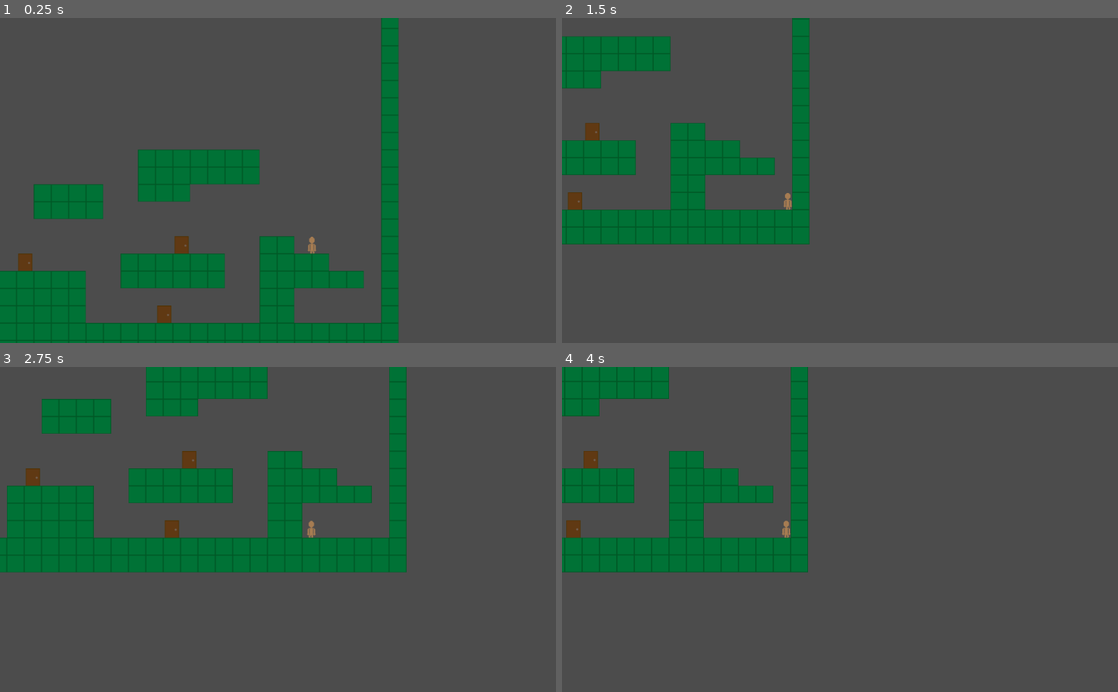
Above: before the commit, frames 1-4 (two rows, left to right).
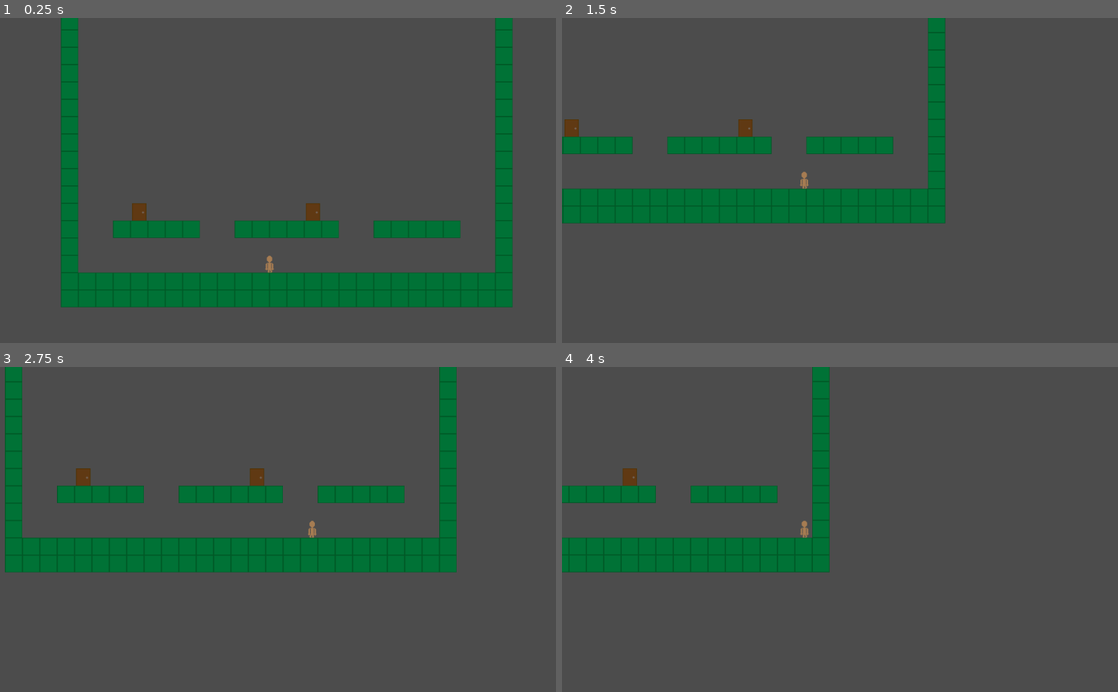
Above: after the commit, the same moments.

Repository: Jantho1990/ld44-janus
Game: Godot game, scene res://screens/MainGame.tscn
Same seed, same stepped clock (60 frames per second), same inputs: the game is played once before the commit and once after it.
Inputs:
- Up to frame 1 (0.25 s): no input
- Up to frame 2 (1.5 s): tap Enter (ui_accept) at 0.5, 0.77 s; hold Right (ui_right) from 0.53 s (still down); tap E (interact) at 0.6, 1.35 s
- Up to frame 3 (2.75 s): tap Enter (ui_accept) at 1.52 s; release Right (ui_right) at 2.03 s; hold Left (ui_left) from 2.03 s (still down); tap E (interact) at 2.1 s
- Up to frame 4 (4 s): release Left (ui_left) at 2.78 s; hold Right (ui_right) from 2.78 s (still down); tap E (interact) at 2.85, 3.6 s; tap Enter (ui_accept) at 3.02, 3.77 s

The runs differ from the first frame. In frame 1, 29% of the frame differs, in the area x 0-93%, y 0-100%; in frame 2, 18%; in frame 3, 16%; in frame 4, 9.1%.

Commit message:
fixed bug where generators spawned one extra entity at start; added entity container method to clear children, and a corresponding generator listener method to reset their counters when this happens; doors now spawn randomly every time door access is triggered

Diff:
--- a/containers/DoorContainer/DoorContainer.gd
+++ b/containers/DoorContainer/DoorContainer.gd
@@ -2,14 +2,14 @@
 
 class_name DoorContainer
 
-# Declare member variables here. Examples:
-# var a = 2
-# var b = "text"
+func _init().():
+	container_type = "Door"
+	container_callback = "on_Add_door"
 
-# Called when the node enters the scene tree for the first time.
-func _ready():
-	pass # Replace with function body.
+func on_Add_door(data):
+	if data.container_id == container_id:
+		var entity = data.entity
+		if data.instance == true:
+			entity = entity.instance()
 
-# Called every frame. 'delta' is the elapsed time since the previous frame.
-#func _process(delta):
-#	pass
+		add_child(entity)
--- a/containers/EntityContainer/EntityContainer.gd
+++ b/containers/EntityContainer/EntityContainer.gd
@@ -25,3 +25,11 @@
 			entity = entity.instance()
 
 		add_child(entity)
+
+# Remove all children from the container.
+func clear_children():
+	for child in get_children():
+		remove_child(child)
+		child.queue_free()
+
+	EventBus.dispatch(container_id + "_children_cleared")
--- a/entities/generators/DoorGenerator/DoorGenerator.gd
+++ b/entities/generators/DoorGenerator/DoorGenerator.gd
@@ -7,3 +7,20 @@
 
 # What is the maximum amount of doors we should spawn?
 export(int) var upper_bound = 5
+
+func make_entity():
+	var new_entity = Entity.instance()
+	new_entity.generator = self
+
+	if not randomize_spawn:
+		new_entity.position = self.position
+	else:
+		map.random_spawn(new_entity)
+
+	entity_count += 1
+
+	EventBus.dispatch("add_door", {
+		"entity": new_entity,
+		"instance": false,
+		"container_id": target_container_id
+	})
--- a/entities/generators/EntityGenerator/EntityGenerator.gd
+++ b/entities/generators/EntityGenerator/EntityGenerator.gd
@@ -1,4 +1,6 @@
 extends Node2D
+
+class_name EntityGenerator
 
 # The entity being spawned.
 export(String, FILE, "*.tscn") var Entity = null
@@ -38,11 +40,14 @@
 # must be created as a child of a Map.
 onready var map = get_parent()
 
+var map_loaded = false
+
 func _ready():
 	#map.connect("map_loaded", self, "on_Map_loaded")
 #	EventBus.listen("WorldMap_loaded", self, "on_WorldMap_loaded")
 	EventBus.listen("Map_loaded", self, "on_Map_loaded")
 	EventBus.listen("entity_dead", self, "on_Entity_dead")
+	EventBus.listen(target_container_id + "_children_cleared", self, "on_Children_cleared")
 
 	if Entity == null:
 		print("Generator " + name + " requires an entity.")
@@ -53,6 +58,9 @@
 func _physics_process(delta):
 	# Called every frame. Delta is time since last frame.
 	# Update game logic here.
+	if not map_loaded:
+		return
+
 	entity_spawn_counter += delta
 	if allowed_to_spawn():
 		make_entity()
@@ -71,6 +79,7 @@
 #	var world_map = data.node
 
 func on_Map_loaded(data):
+	map_loaded = true
 	if map == null:
 		map = data.node
 
@@ -109,3 +118,9 @@
 	return entity_count < maximum_increase_limit and \
 		entity_count < maximum_entities and \
 		entity_spawn_counter / spawn_rate > 1
+
+# Reset counters to zero if the target container's children were cleared.
+func on_Children_cleared():
+	entity_count = 0
+	entity_spawn_counter = 0
+	maximum_entity_increase_counter = 0
--- a/maps/Map.gd
+++ b/maps/Map.gd
@@ -2,13 +2,14 @@
 
 signal map_loaded
 
-const MINIMUM_SPAWN_DISTANCE = 20
+const MINIMUM_SPAWN_DISTANCE = 192
 
 export(int) var min_random_doors = 3
 export(int) var max_random_doors = 5
 
 onready var Tilemap = $TileMap
 onready var total_maps = get_parent().maps.size()
+onready var DoorContainer = $DoorContainer
 
 ###
 # Resources
--- a/maps/WorldMap.gd
+++ b/maps/WorldMap.gd
@@ -121,6 +121,7 @@
 			valid = true
 
 	set_active_map(loaded_maps[new_map_index])
+	active_map.DoorContainer.clear_children()
 	active_map.random_spawn($Player)
 
 func on_Entity_spawn(data):
--- a/maps/test/TestMap1.tscn
+++ b/maps/test/TestMap1.tscn
@@ -17,6 +17,8 @@
 script = ExtResource( 3 )
 
 [node name="DoorGenerator" parent="." instance=ExtResource( 4 )]
+spawn_rate = 0.001
+maximum_increase_limit = 3
 target_container_id = "DoorTestMap1"
 
 [node name="DoorContainer" parent="." instance=ExtResource( 5 )]
--- a/maps/test/TestMap2.tscn
+++ b/maps/test/TestMap2.tscn
@@ -17,6 +17,8 @@
 script = ExtResource( 3 )
 
 [node name="DoorGenerator" parent="." instance=ExtResource( 4 )]
+spawn_rate = 0.001
+maximum_increase_limit = 3
 target_container_id = "DoorTestMap2"
 
 [node name="DoorContainer" parent="." instance=ExtResource( 5 )]
--- a/project.godot
+++ b/project.godot
@@ -23,11 +23,17 @@
 "class": "DoorGenerator",
 "language": "GDScript",
 "path": "res://entities/generators/DoorGenerator/DoorGenerator.gd"
+}, {
+"base": "Node2D",
+"class": "EntityGenerator",
+"language": "GDScript",
+"path": "res://entities/generators/EntityGenerator/EntityGenerator.gd"
 } ]
 _global_script_class_icons={
 "Door": "",
 "DoorContainer": "",
-"DoorGenerator": ""
+"DoorGenerator": "",
+"EntityGenerator": ""
 }
 
 [application]
--- a/screens/MainGame.tscn
+++ b/screens/MainGame.tscn
@@ -10,6 +10,5 @@
 [node name="WorldMap" type="Node" parent="."]
 script = ExtResource( 1 )
 maps = [ "res://maps/test/TestMap1.tscn", "res://maps/test/TestMap2.tscn" ]
-active_map_index = 1
 
 [node name="Player" parent="WorldMap" instance=ExtResource( 2 )]
